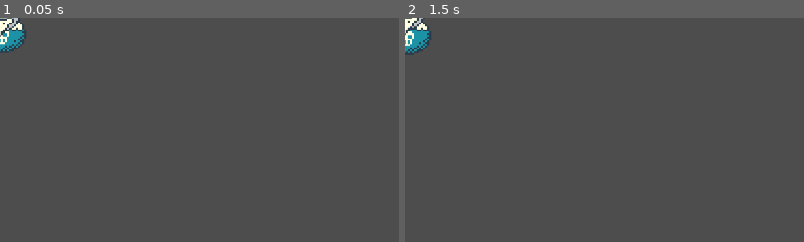
Above: before the commit, frames 1-2 (left to right).
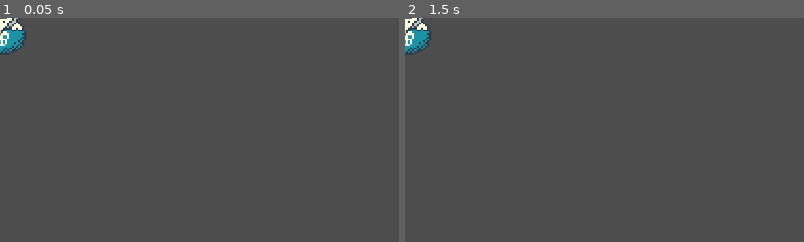
Above: after the commit, the same moments.

Repository: SEANVSA/Prototype
Game: Godot game, scene res://scenes/Monster/Monster6.tscn
The game is run twice, just before and just after one commit, with the same random seed, the same clock (stepped at 60 frames per second) and the same inputs. This scene is started directly instead of the project's main scene.
Inputs (mouse positions are % of the whole screen's width and height, from its top left):
- Up to frame 1 (0.05 s): no input
- Up to frame 2 (1.5 s): tap Enter at 0.5 s; move the mouse to (72, 45) at 0.52 s; click (72, 45) at 0.67 s; tap Space at 1.25 s; move the mouse to (30, 55) at 1.27 s; click (30, 55) at 1.42 s
The pictures show only the part of the screen within x 0-50%, y 0-50%; the shares and areas given below are measured in that part.

The runs differ from the first frame. In frame 1, 0.4% of the frame differs, in the area x 0-7%, y 0-17%; in frame 2, nothing differs.

Commit message:
add fonts

Diff:
--- a/scenes/Monster/Monster5.tscn
+++ b/scenes/Monster/Monster5.tscn
@@ -99,6 +99,9 @@
 shape = SubResource("RectangleShape2D_fmoqt")
 
 [node name="Label" type="Label" parent="."]
-offset_right = 40.0
-offset_bottom = 22.3333
+offset_left = -42.0
+offset_top = -154.0
+offset_right = 45.0
+offset_bottom = -131.667
+text = "Name : eve"
 label_settings = SubResource("LabelSettings_j2fj8")
--- a/scenes/Monster/Monster6.tscn
+++ b/scenes/Monster/Monster6.tscn
@@ -104,7 +104,7 @@
 sprite_frames = SubResource("SpriteFrames_lbbmt")
 animation = &"idle"
 autoplay = "idle"
-frame_progress = 0.710977
+frame_progress = 0.398987
 
 [node name="CollisionShape2D" type="CollisionShape2D" parent="."]
 position = Vector2(-1, 0)
Binary file added: assets/fonts/PixelGamer-Regular.otf
Not shown, added: assets/fonts/PixelGamer-Regular.otf.import
Binary file added: assets/fonts/RetroGaming.ttf
Not shown, added: assets/fonts/RetroGaming.ttf.import
Binary file added: assets/fonts/VT323-Regular.ttf
Not shown, added: assets/fonts/VT323-Regular.ttf.import
